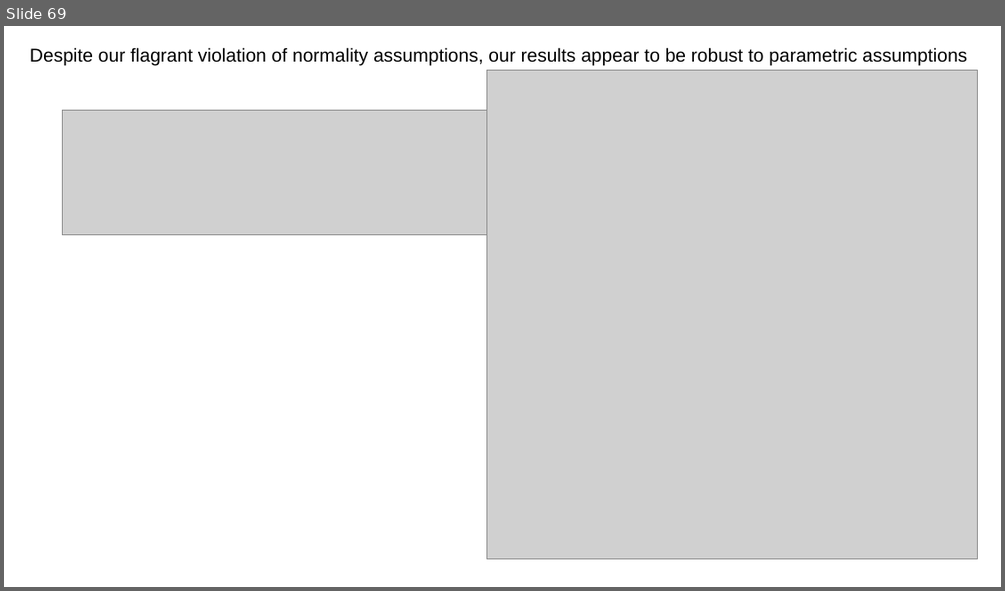
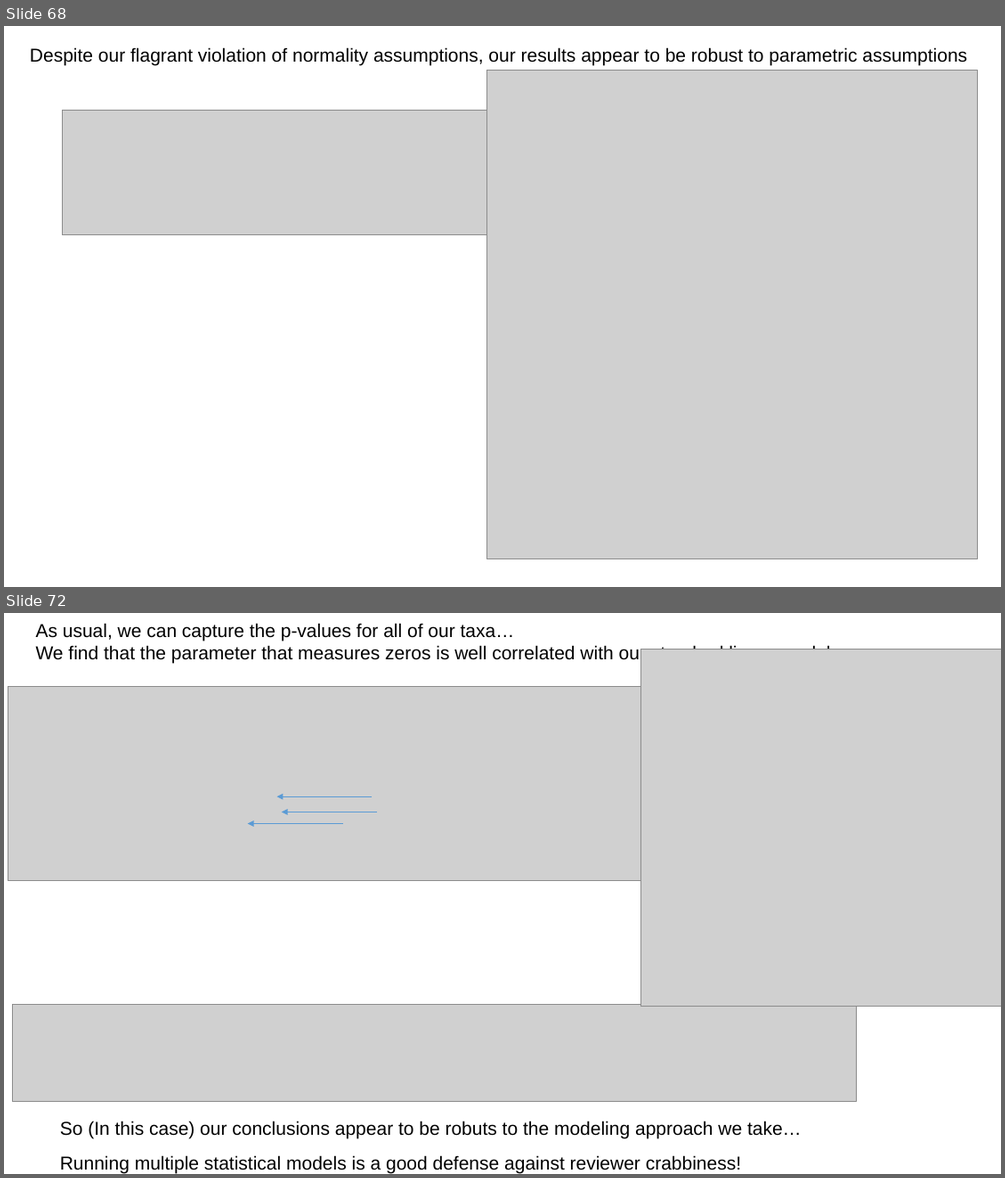
Before and after one commit to afodor/afodor.github.io, a slide deck: classes/ChapelHill2016/ChapelHillWorkshop_Fodor.pptx. Shown one above the other, each under a label of ours: slide 69 before the commit, slides 68 and 72 after it; the slides between them are not shown. The pictures are 1005x591 and 1005x1178 pixels, drawn with LibreOffice and Linux fonts; fonts in the diff are those of the drawing; grey boxes stand for pictures. Boxes give left, top, right and bottom in pixels: in the first picture for what was removed or moved away, otherwise in the second. Text is boxed around its words. In the diff, an @@ line names an element or a change of style, - is before the commit and + after.

Commit message:
add references to text books...

```diff
--- a/classes/ChapelHill2016/ChapelHillWorkshop_Fodor.pptx
+++ b/classes/ChapelHill2016/ChapelHillWorkshop_Fodor.pptx
@@ slide 72 added at bbox=[4, 613, 1001, 1174], background #FFFFFF @@
@@ text added at bbox=[36, 623, 850, 664], 18 pt, text #000000 @@
+As usual, we can capture the p-values for all of our taxa…
+We find that the parameter that measures zeros is well correlated with our standard linear models..
@@ picture added at bbox=[641, 649, 1001, 1005] @@
@@ picture added at bbox=[8, 686, 671, 880] @@
@@ arrow added from (372, 796) to (277, 796), #5B9BD5 0.5 pt @@
@@ arrow added from (343, 824) to (248, 824), #5B9BD5 0.5 pt @@
@@ arrow added from (376, 811) to (282, 811), #5B9BD5 0.5 pt @@
@@ picture added at bbox=[12, 1004, 857, 1101] @@
@@ text added at bbox=[60, 1120, 801, 1139], 18 pt, text #000000 @@
+So (In this case) our conclusions appear to be robuts to the modeling approach we take…
@@ text added at bbox=[60, 1155, 741, 1173], 18 pt, text #000000 @@
+Running multiple statistical models is a good defense against reviewer crabbiness!
@@ what was slide 69 is now slide 68 @@
```
Also in this commit, not shown: 1 slide changed, 16 other slides added, 1 slide removed.
